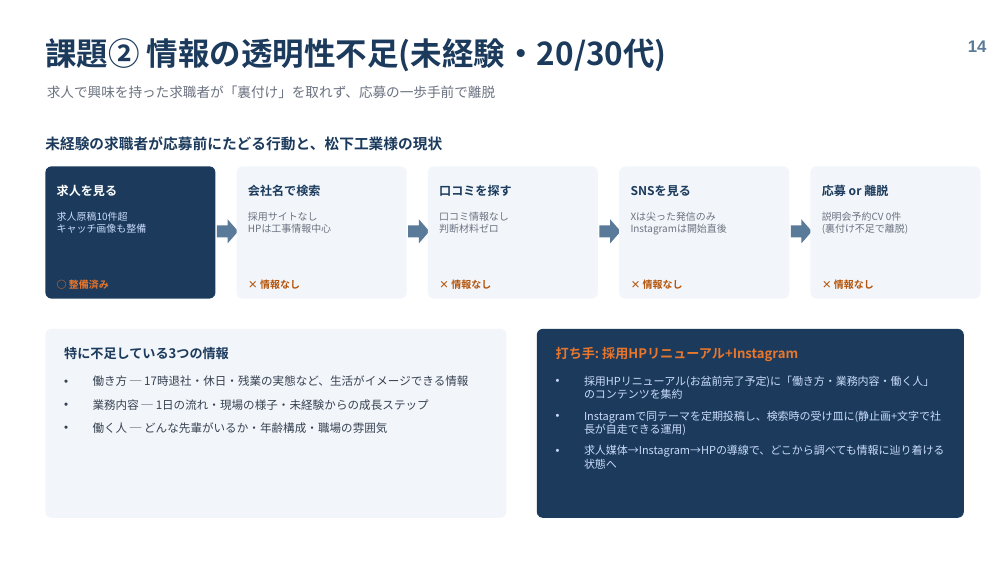
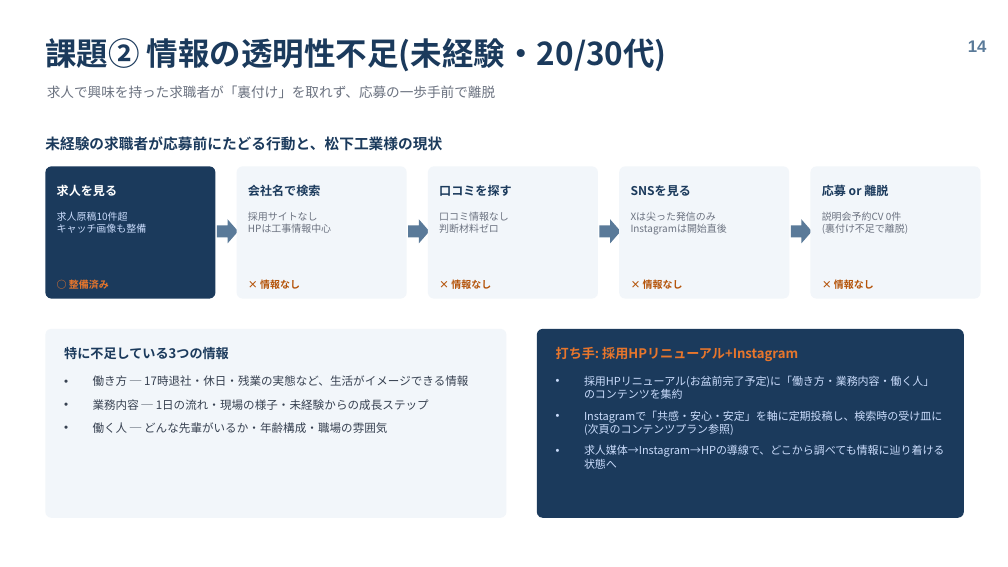
Before and after one commit to talenco0701/agency-agents, a slide deck: slide 14 of reports/matsushita-kogyo/松下工業様_採用強化支援_総括レポート.pptx. Drawn at 1008x567 pixels with LibreOffice and Linux fonts; fonts in the diff are those of the drawing. Boxes give left, top, right and bottom in pixels: in the first picture for what was removed or moved away, otherwise in the second. Text is boxed around its words. In the diff, an @@ line names an element or a change of style, - is before the commit and + after.

```diff
--- a/reports/matsushita-kogyo/松下工業様_採用強化支援_総括レポート.pptx
+++ b/reports/matsushita-kogyo/松下工業様_採用強化支援_総括レポート.pptx
@@ text at (x1=584, y1=410, x2=942, y2=435): text changed @@
-• Instagramで同テーマを定期投稿し、検索時の受け皿に(静止画+文字で社長が自走できる運用)
+• Instagramで「共感・安心・安定」を軸に定期投稿し、検索時の受け皿に(次頁のコンテンツプラン参照)
```
Also in this commit, not shown: 4 other slides changed, 1 slide added, 1 other file.
